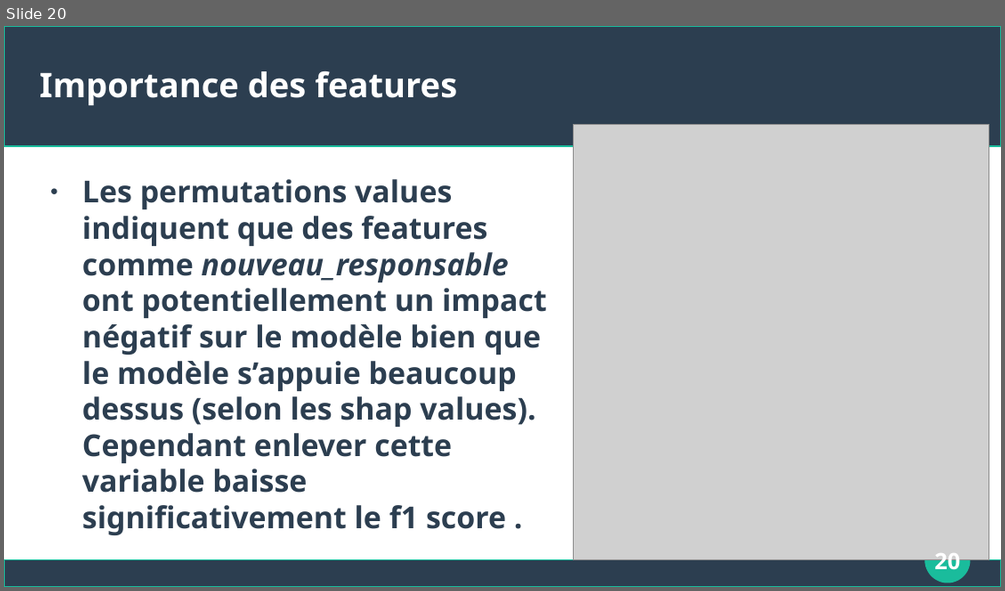
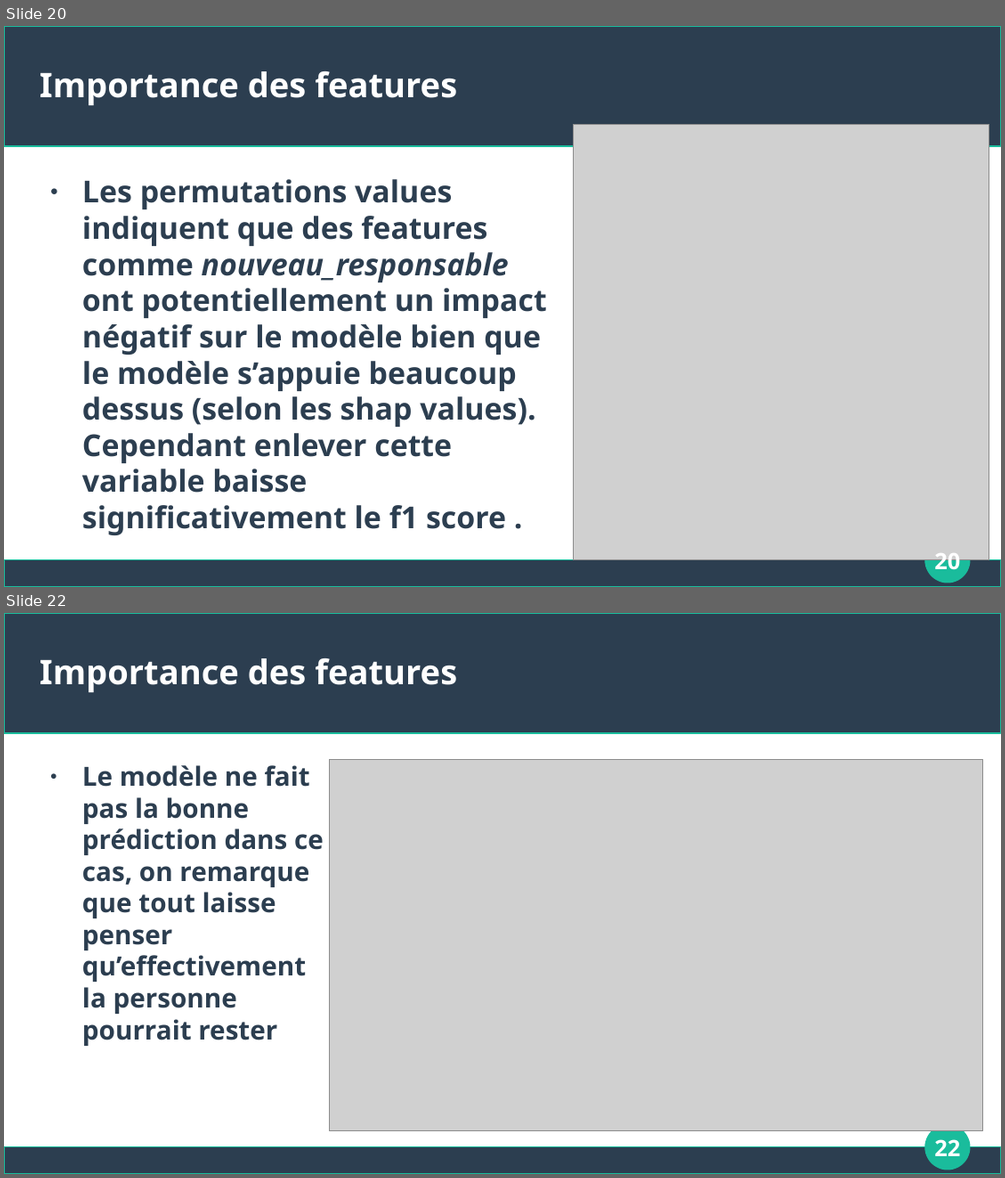
Before and after one commit to Apinsun/Projet4, a slide deck: presentation.odp. Shown one above the other, each under a label of ours: slide 20 before the commit, slides 20 and 22 after it; the slides between them are not shown. The pictures are 1005x591 and 1005x1178 pixels, drawn with LibreOffice and Linux fonts; fonts in the diff are those of the drawing; grey boxes stand for pictures. Boxes give left, top, right and bottom in pixels: in the first picture for what was removed or moved away, otherwise in the second. Text is boxed around its words. In the diff, an @@ line names an element or a change of style, - is before the commit and + after.

```diff
--- a/presentation.odp
+++ b/presentation.odp
@@ slide 22 added at (4, 613, 1001, 1174), background #FFFFFF; not listed: 3 template elements that a slide beside it also shows @@
@@ title added at (40, 658, 457, 692), 27 pt, text #FFFFFF, bold @@
+Importance des features
@@ text added at (82, 765, 324, 1046), 21 pt, text #2C3E50, bold @@
+● Le modèle ne fait pas la bonne prédiction dans ce cas, on remarque que tout laisse penser qu’effectivement la personne pourrait rester
@@ picture added at (330, 760, 984, 1130) @@
@@ page number added at (934, 1139, 960, 1156), 18 pt, text #FFFFFF, bold @@
+22
```
Also in this commit, not shown: 1 slide changed, 1 other slide added, 1 other file.
